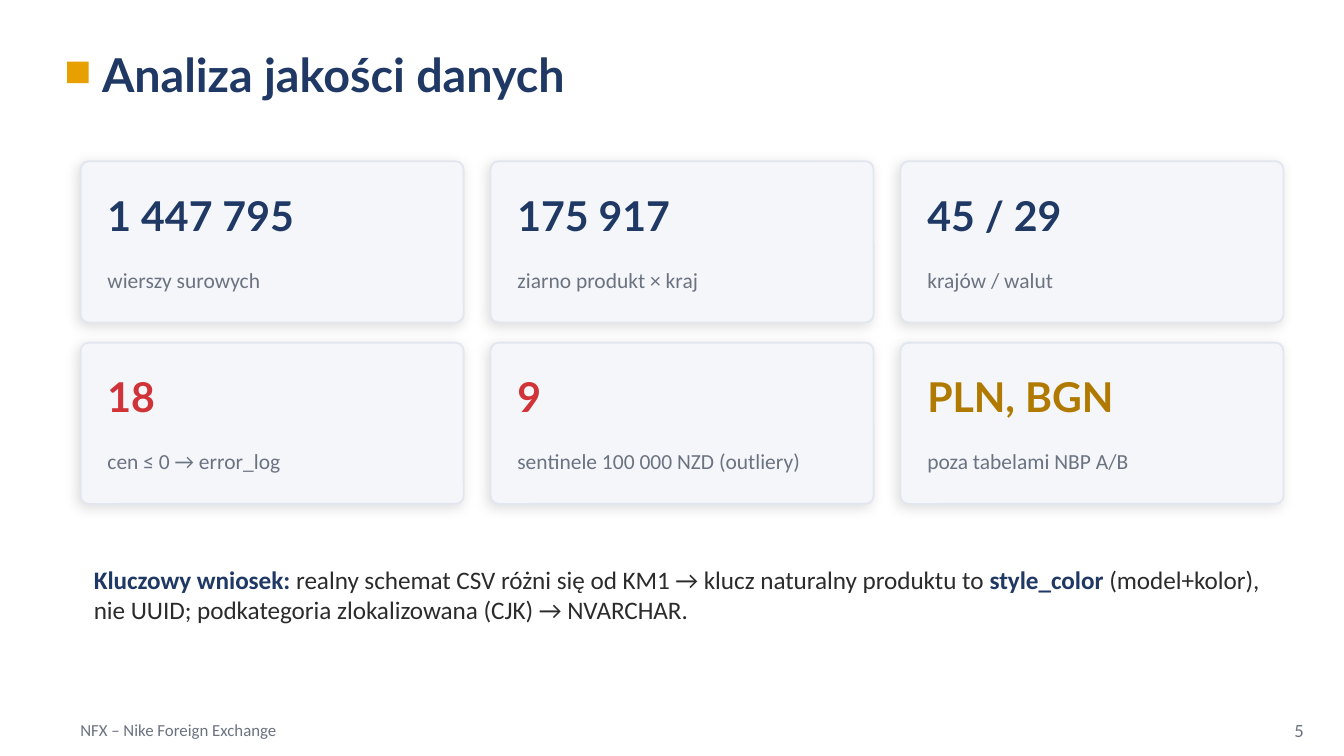
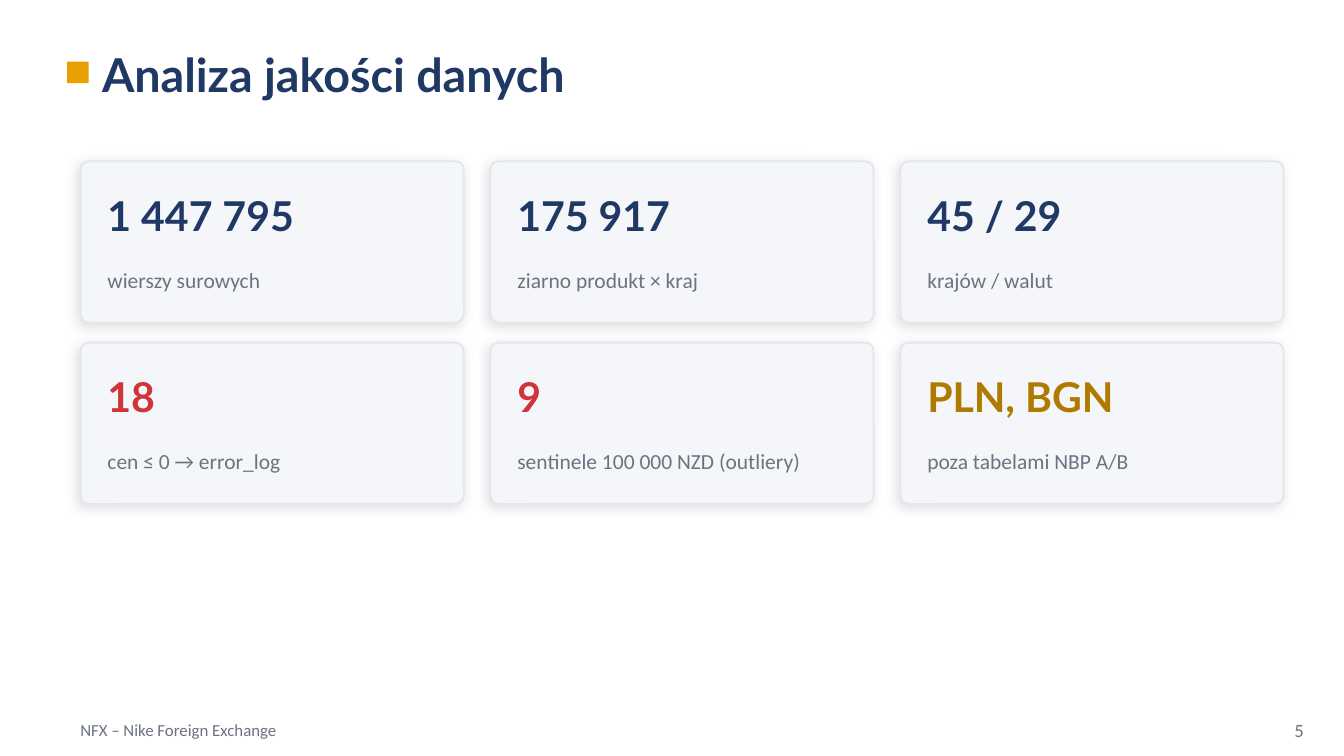
Before and after one commit to Fichey/NFX_Implementation, a slide deck: slide 6 of NFX_Prezentacja.pptx. Drawn at 1344x756 pixels with LibreOffice and Linux fonts; fonts in the diff are those of the drawing. Boxes give left, top, right and bottom in pixels: in the first picture for what was removed or moved away, otherwise in the second. Text is boxed around its words. In the diff, an @@ line names an element or a change of style, - is before the commit and + after.

```diff
--- a/NFX_Prezentacja.pptx
+++ b/NFX_Prezentacja.pptx
@@ text removed at (94,570,1259,624) @@
-Kluczowy wniosek: realny schemat CSV różni się od KM1 → klucz naturalny produktu to style_color (model+kolor), nie UUID; podkategoria zlokalizowana (CJK) → NVARCHAR.
```
Also in this commit, not shown: 8 other slides changed.
